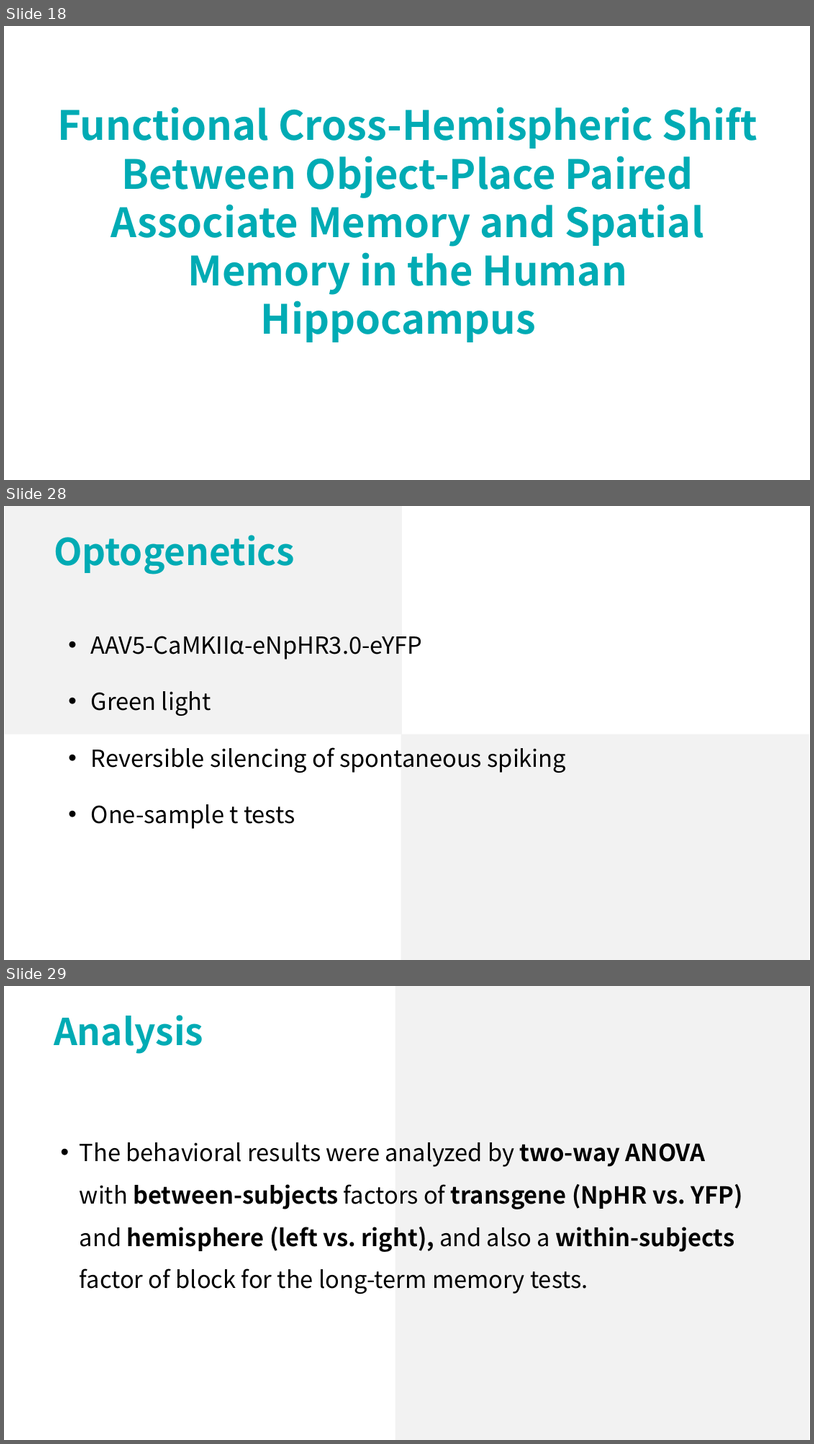
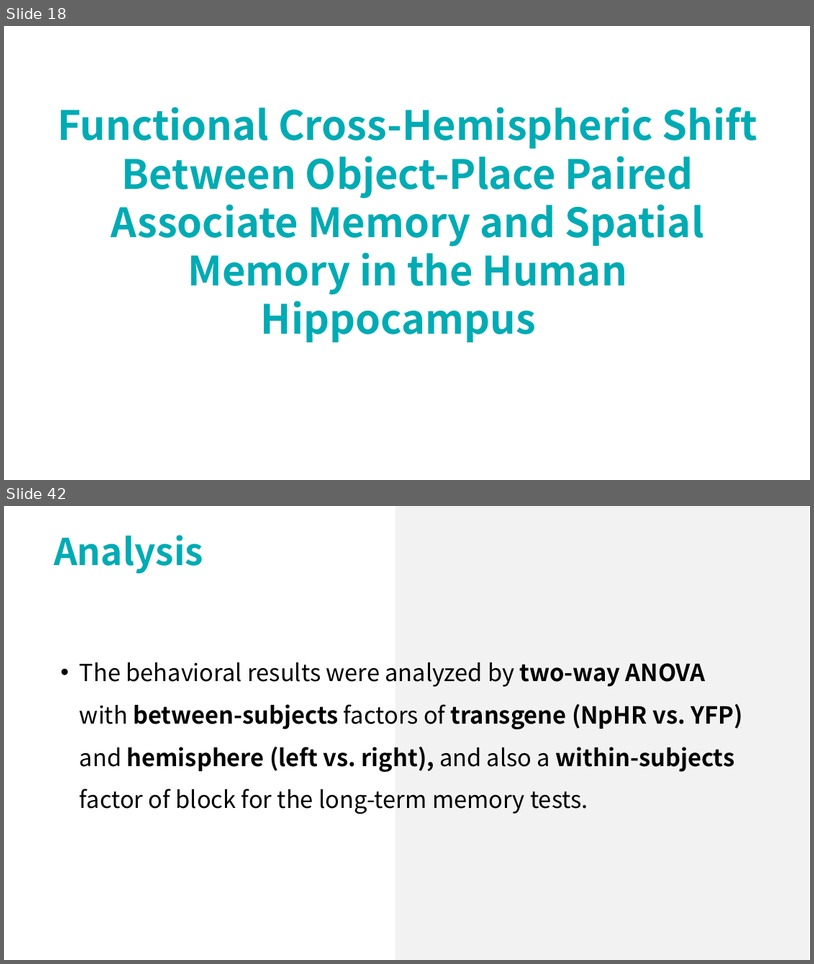
Before and after one commit to lsyoath/sheepy, a slide deck: Event/Lateralization.pptx. Shown one above the other, each under a label of ours: slides 18, 28 and 29 before the commit, slides 18 and 42 after it; the slides between them are not shown. The pictures are 814x1444 and 814x964 pixels, drawn with LibreOffice and Linux fonts; fonts in the diff are those of the drawing. Boxes give left, top, right and bottom in pixels: in the first picture for what was removed or moved away, otherwise in the second. Text is boxed around its words. In the diff, an @@ line names an element or a change of style, - is before the commit and + after.

```diff
--- a/Event/Lateralization.pptx
+++ b/Event/Lateralization.pptx
@@ slide 28 removed at box(4, 506, 810, 960), background #FFFFFF @@
@@ rectangle removed at box(5, 506, 402, 734) @@
@@ text removed at box(54, 535, 295, 574) @@
-Optogenetics
@@ text removed at box(91, 636, 566, 829) @@
-• AAV5-CaMKIIα-eNpHR3.0-eYFP
-• Green light
-• Reversible silencing of spontaneous spiking
-• One-sample t tests
@@ rectangle removed at box(401, 734, 810, 960) @@
@@ what was slide 29 is now slide 42 @@
```
Also in this commit, not shown: 1 slide changed, 22 slides added, 9 other slides removed.
